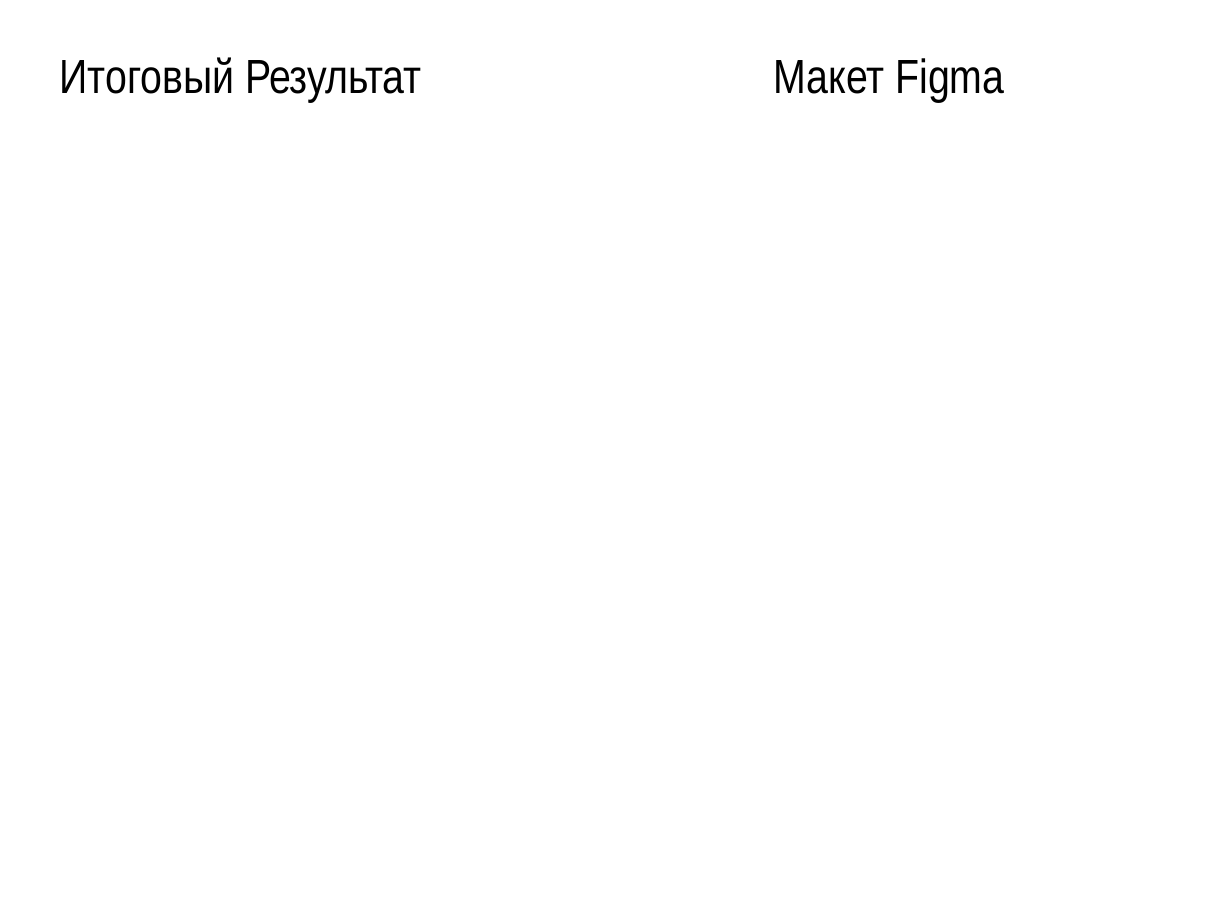
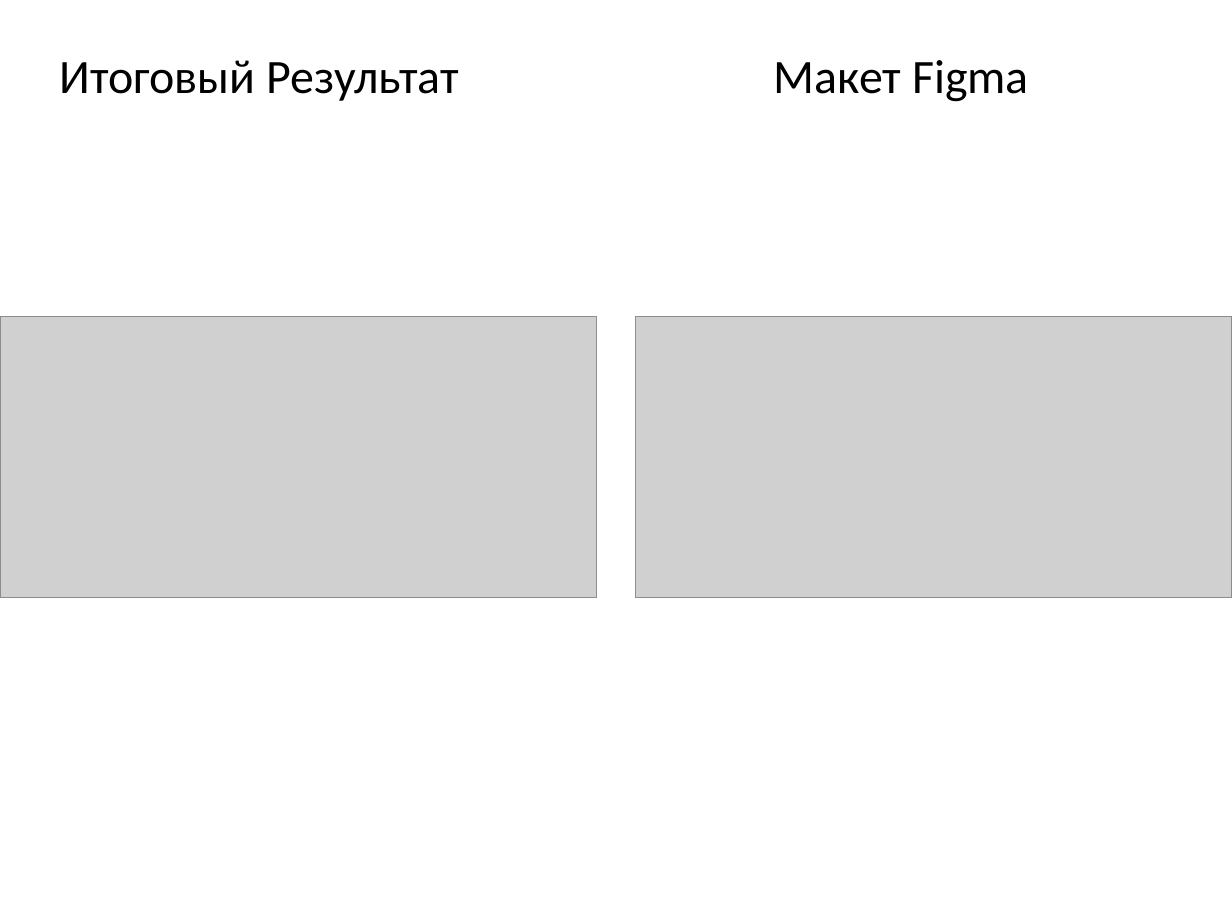
Before and after one commit to VladislavUstinov228/practica, a slide deck: slide 9 of Устинов Владислав С7120Б/презентация.pptx. Drawn at 1232x924 pixels with LibreOffice and Linux fonts; fonts in the diff are those of the drawing; grey boxes stand for pictures. Boxes give left, top, right and bottom in pixels: in the first picture for what was removed or moved away, otherwise in the second. Text is boxed around its words. In the diff, an @@ line names an element or a change of style, - is before the commit and + after.

```diff
--- a/Устинов Владислав С7120Б/презентация.pptx
+++ b/Устинов Владислав С7120Б/презентация.pptx
@@ text "Итоговый Результат" at box(60, 60, 459, 101): font Arial Narrow to Calibri @@
@@ text "Макет Figma" at box(774, 60, 1029, 102): font Arial Narrow to Calibri @@
@@ picture added at box(0, 317, 596, 598) @@
@@ picture added at box(636, 317, 1232, 598) @@
```
Also in this commit, not shown: 10 other slides changed, 5 slides added, 2 slides removed, 2 other files.
